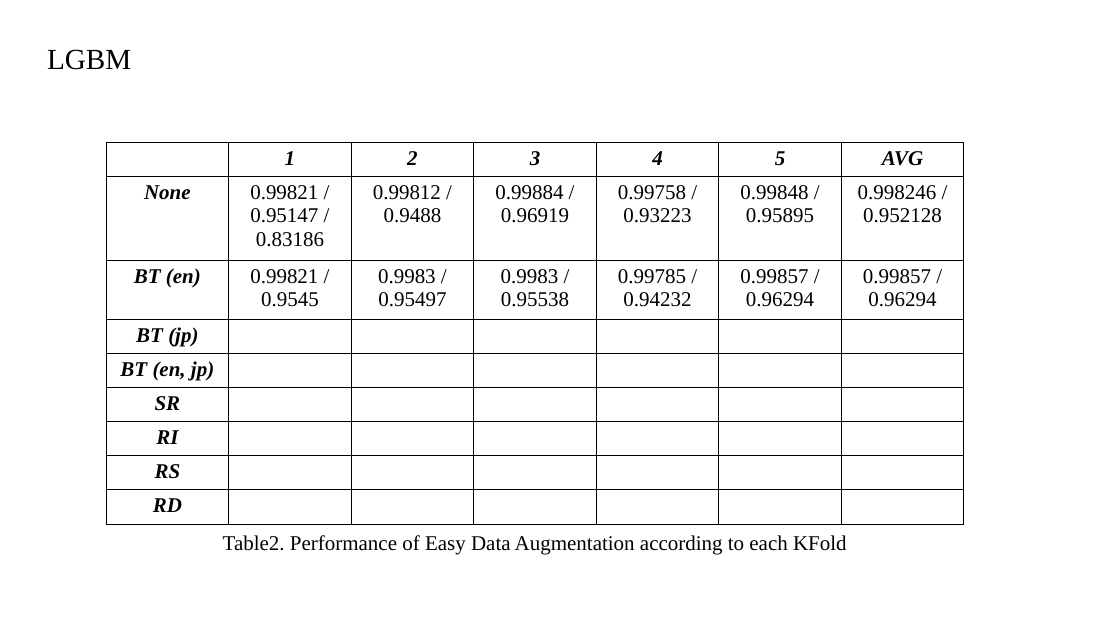
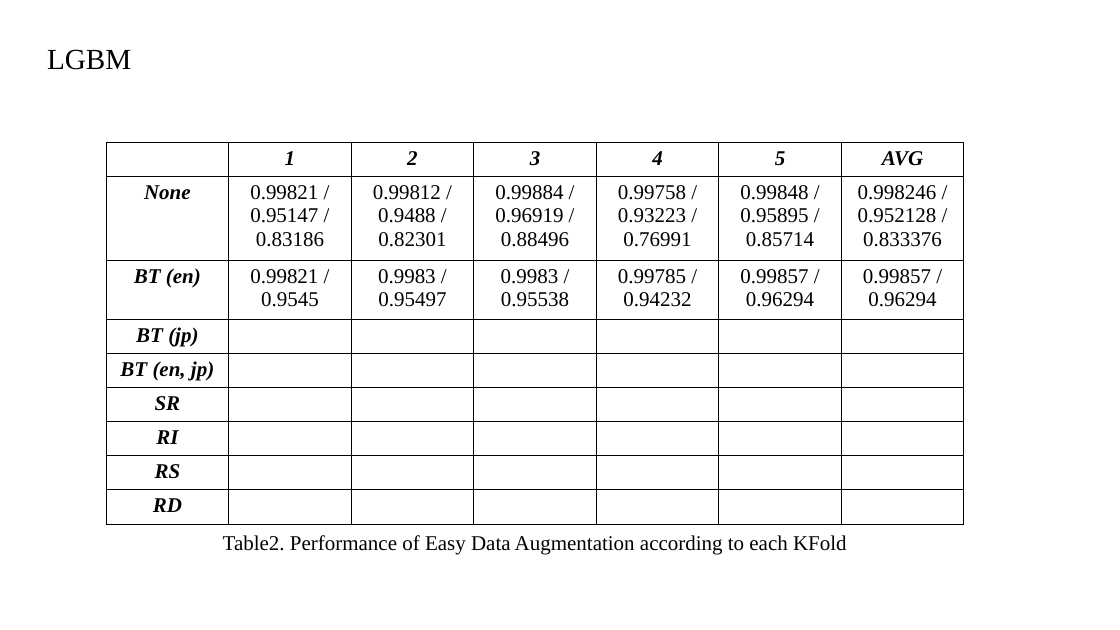
Before and after one commit to BOAZ-ADV/phishing-bum, a slide deck: slide 2 of result/diagram.pptx. Drawn at 1120x630 pixels with LibreOffice and Linux fonts; fonts in the diff are those of the drawing. Boxes give left, top, right and bottom in pixels: in the first picture for what was removed or moved away, otherwise in the second. Text is boxed around its words. In the diff, an @@ line names an element or a change of style, - is before the commit and + after.

```diff
--- a/result/diagram.pptx
+++ b/result/diagram.pptx
@@ table at bbox=[106, 143, 965, 524] @@
-row 2: None | 0.99821 / / 0.95147 / / 0.83186 | 0.99812 / / 0.9488 | 0.99884 / / 0.96919 | 0.99758 / / 0.93223 | 0.99848 / / 0.95895 | 0.998246 / / 0.952128
+row 2: None | 0.99821 / / 0.95147 / / 0.83186 | 0.99812 / / 0.9488 / / 0.82301 | 0.99884 / / 0.96919 / / 0.88496 | 0.99758 / / 0.93223 / / 0.76991 | 0.99848 / / 0.95895 / / 0.85714 | 0.998246 / / 0.952128 / / 0.833376
```
Also in this commit, not shown: 1 other slide changed, 4 other files.
